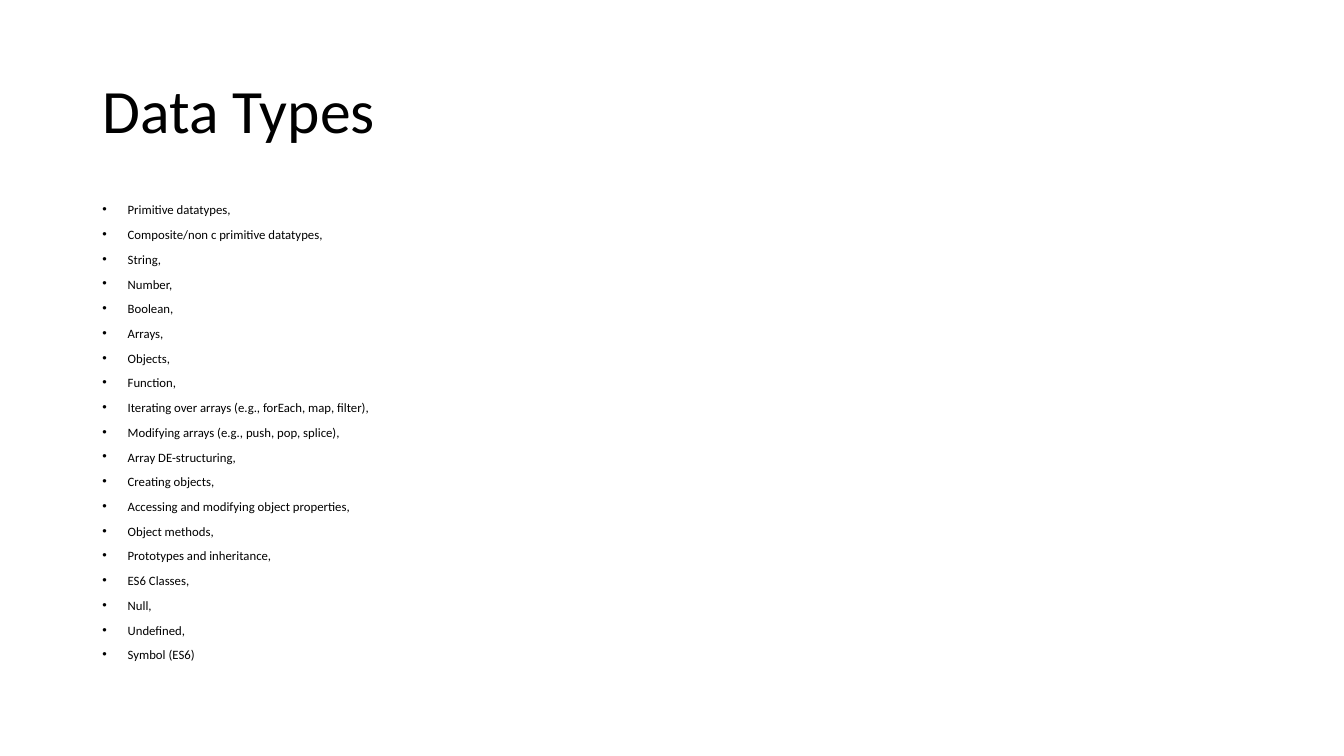
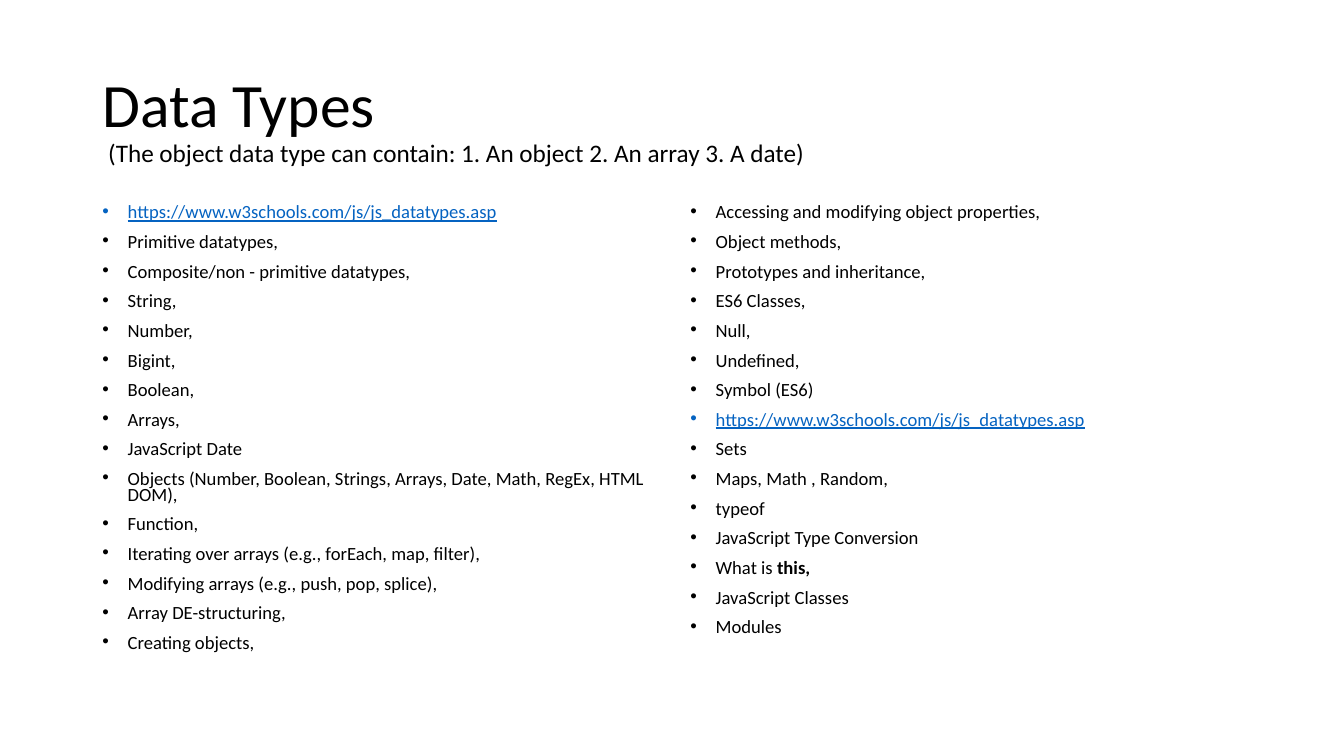
Before and after one commit to babumiya435/Portfolio, a slide deck: slide 4 of usp/Lstructure.pptx (slide 3 before the commit). Drawn at 1344x756 pixels with LibreOffice and Linux fonts; fonts in the diff are those of the drawing. Boxes give left, top, right and bottom in pixels: in the first picture for what was removed or moved away, otherwise in the second. Text is boxed around its words. In the diff, an @@ line names an element or a change of style, - is before the commit and + after.

```diff
--- a/usp/Lstructure.pptx
+++ b/usp/Lstructure.pptx
@@ title at (102,87,803,167): text changed; size 44 to 18 pt @@
-Data Types
+Data Types
+(The object data type can contain: 1. An object 2. An array 3. A date)
@@ text at (128,205,497,222): paragraph added @@
+• https://www.w3schools.com/js/js_datatypes.asp
@@ text added at (716,205,1085,633), 13.3 pt, text #000000 @@
+• Accessing and modifying object properties,
+• Object methods,
+• Prototypes and inheritance,
+• ES6 Classes,
+• Null,
+• Undefined,
+• Symbol (ES6)
+• https://www.w3schools.com/js/js_datatypes.asp
+• Sets
+• Maps, Math , Random,
+• typeof
+• JavaScript Type Conversion
+• What is this,
+• JavaScript Classes
+• Modules
@@ text at (128,235,480,653): size 9.1 to 13.3 pt in "Primitive datatypes,", "String,", "Number,", "Boolean," and 6 more places @@
@@ text at (128,265,410,281): text changed; size 9.1 to 13.3 pt @@
-• Composite/non c primitive datatypes,
+• Composite/non - primitive datatypes,
@@ text at (128,354,176,371): paragraph added @@
+• Bigint,
@@ text at (128,442,643,504): text changed; size 9.1 to 13.3 pt @@
-• Objects,
+• JavaScript Date
+• Objects (Number, Boolean, Strings, Arrays, Date, Math, RegEx, HTML DOM),
@@ text at (128,502,350,661): paragraphs removed @@
-• Accessing and modifying object properties,
-• Object methods,
-• Prototypes and inheritance,
-• ES6 Classes,
-• Null,
-• Undefined,
-• Symbol (ES6)
```
Also in this commit, not shown: 7 other slides changed, 12 slides added.
